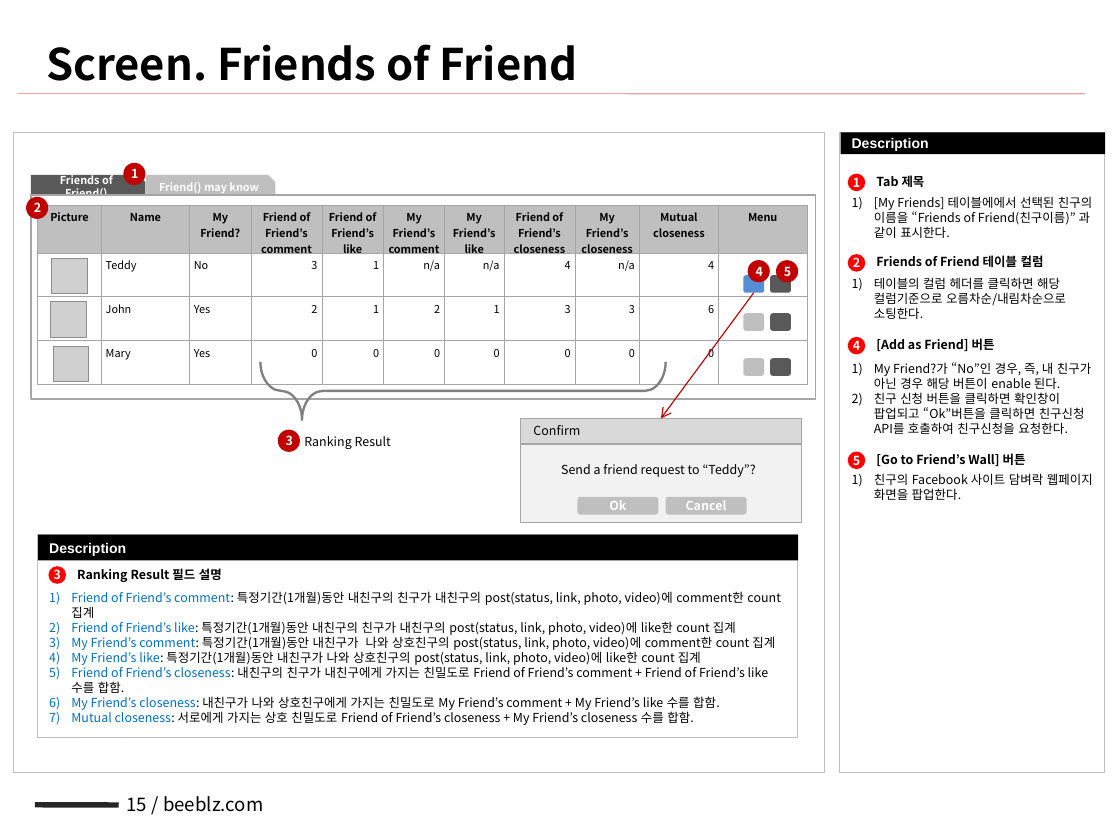
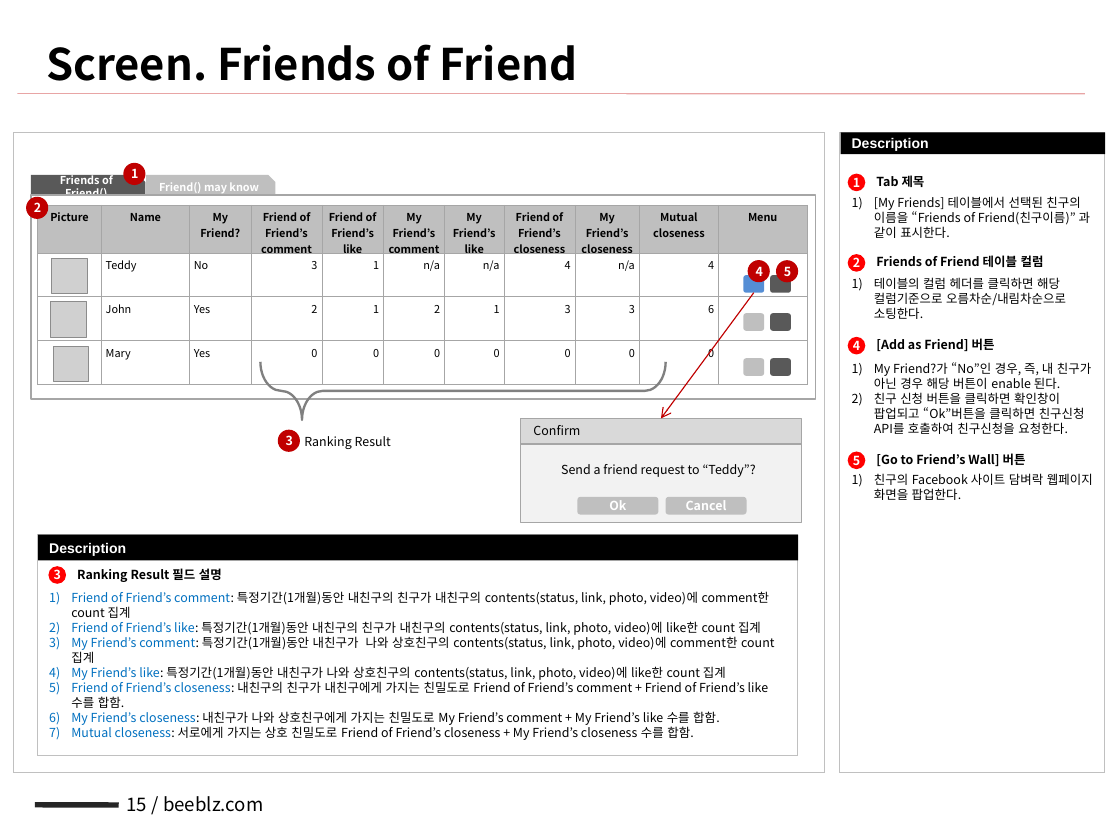
Before and after one commit to NathanaelFebrianto/sonya, a slide deck: slide 15 of beeblz/beeblz-facebook/doc/facebook_sna_v0.1_20101216_배영규.pptx. Drawn at 1120x840 pixels with LibreOffice and Linux fonts; fonts in the diff are those of the drawing; grey boxes stand for pictures. Boxes give left, top, right and bottom in pixels: in the first picture for what was removed or moved away, otherwise in the second. Text is boxed around its words. In the diff, an @@ line names an element or a change of style, - is before the commit and + after.

```diff
--- a/beeblz/beeblz-facebook/doc/facebook_sna_v0.1_20101216_배영규.pptx
+++ b/beeblz/beeblz-facebook/doc/facebook_sna_v0.1_20101216_배영규.pptx
@@ text at (874,196,1090,238): text changed @@
-1) [My Friends] 테이블에에서 선택된 친구의 이름을 “Friends of Friend(친구이름)” 과 같이 표시한다.
+1) [My Friends] 테이블에서 선택된 친구의 이름을 “Friends of Friend(친구이름)” 과 같이 표시한다.
@@ rectangle: place and size @@
-rectangle at (37,534,797,737)
+rectangle at (37,534,797,755)
@@ text at (71,591,774,680): text changed @@
-1) Friend of Friend’s comment: 특정기간(1개월)동안 내친구의 친구가 내친구의 post(status, link, photo, video)에 comment한 count 집계
-2) Friend of Friend’s like: 특정기간(1개월)동안 내친구의 친구가 내친구의 post(status, link, photo, video)에 like한 count 집계
-3) My Friend’s comment: 특정기간(1개월)동안 내친구가 나와 상호친구의 post(status, link, photo, video)에 comment한 count 집계
-4) My Friend’s like: 특정기간(1개월)동안 내친구가 나와 상호친구의 post(status, link, photo, video)에 like한 count 집계
+1) Friend of Friend’s comment: 특정기간(1개월)동안 내친구의 친구가 내친구의 contents(status, link, photo, video)에 comment한 count 집계
+2) Friend of Friend’s like: 특정기간(1개월)동안 내친구의 친구가 내친구의 contents(status, link, photo, video)에 like한 count 집계
+3) My Friend’s comment: 특정기간(1개월)동안 내친구가 나와 상호친구의 contents(status, link, photo, video)에 comment한 count 집계
+4) My Friend’s like: 특정기간(1개월)동안 내친구가 나와 상호친구의 contents(status, link, photo, video)에 like한 count 집계
```
Also in this commit, not shown: 6 other slides changed, 2 other files.
